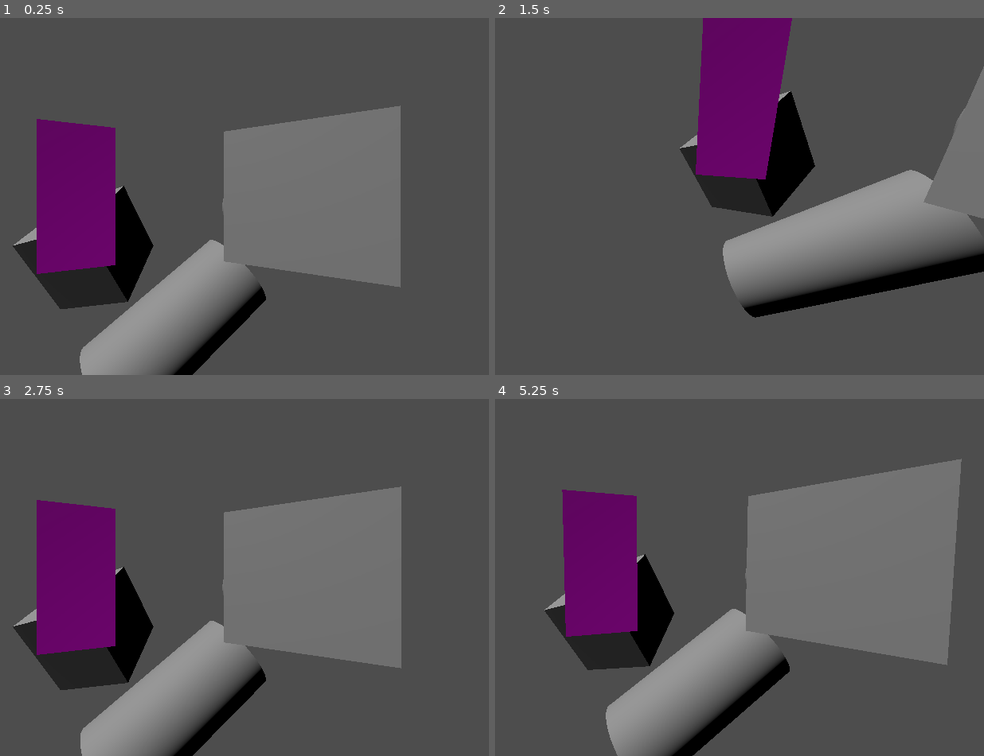
Above: before the commit, frames 1-4 (two rows, left to right).
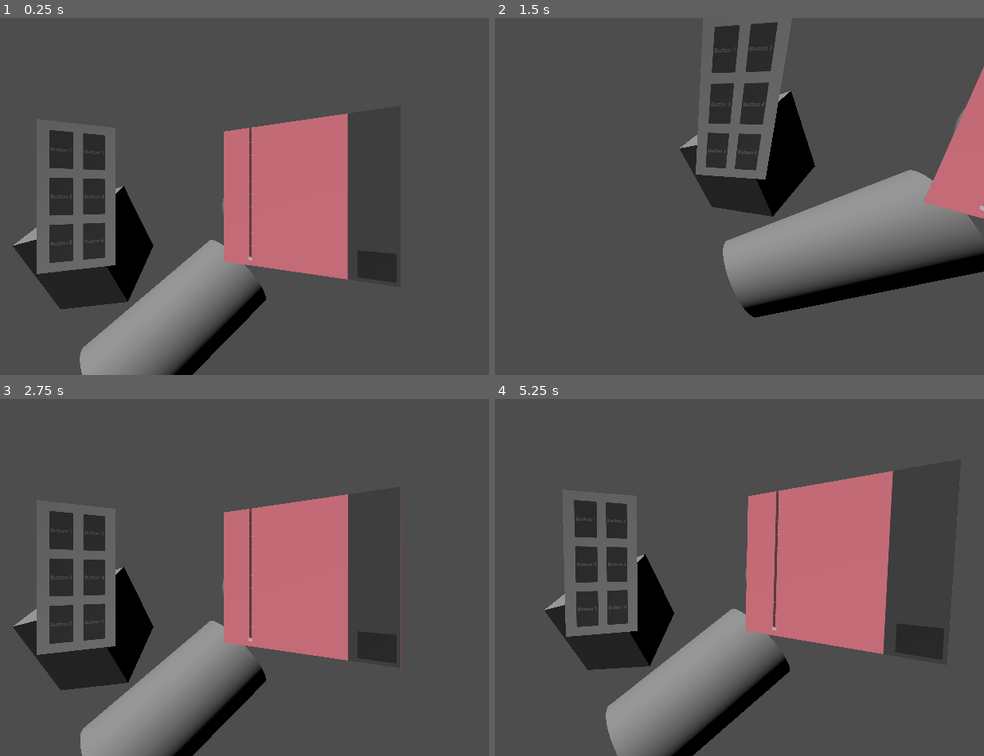
Above: after the commit, the same moments.

Repository: ATTOCORRECT/PianoVirus-ProjectFiles
Game: Godot game, scene res://Scenes/game.tscn
Same seed, same stepped clock (60 frames per second), same inputs: the game is played once before the commit and once after it.
Inputs (mouse positions are in pixels of both pictures, inside the frame that each line leads up to):
- Up to frame 1 (0.25 s): no input
- Up to frame 2 (1.5 s): tap Enter at 0.5 s; move the mouse to (807, 178) at 0.52 s; hold S (look_down) 0.53-1.28 s; click (807, 178) at 0.67 s; move the mouse to (539, 214) at 1.27 s; tap A (look_left) at 1.35 s; click (539, 214) at 1.42 s
- Up to frame 3 (2.75 s): move the mouse to (234, 498) at 2.02 s; hold D (look_right) from 2.03 s (still down); click (234, 498) at 2.17 s
- Up to frame 4 (5.25 s): move the mouse to (631, 648) at 2.77 s; release D (look_right) at 2.78 s; tap W (look_up) at 2.85 s; click (631, 648) at 2.92 s; tap Space at 3.5 s; move the mouse to (856, 631) at 3.52 s; hold S (look_down) 3.53-4.28 s; click (856, 631) at 3.67 s; move the mouse to (outside the picture) at 4.27 s; tap A (look_left) at 4.35 s; click (outside the picture) at 4.42 s; move the mouse to (695, 577) at 5.02 s; hold D (look_right) from 5.03 s (still down); click (695, 577) at 5.17 s

The runs differ from the first frame. In frame 1, 22% of the frame differs, in the area x 7-82%, y 24-76%; in frame 2, 9.9%; in frame 3, 22%; in frame 4, 26%, in the area x 13-96%, y 16-75%.

Commit message:
More panel fixes
Automatic material assignment

Diff:
--- a/just_space_things_godot/Scenes/InteractionController.gd
+++ b/just_space_things_godot/Scenes/InteractionController.gd
@@ -1,8 +1,8 @@
 extends Node3D
 
-var display: MeshInstance3D
-var area
-var viewport: Viewport
+@onready var display: MeshInstance3D = $Display
+@onready var area = $Area
+@onready var viewport: Viewport = $Viewport
 
 var mesh_size = Vector2()
 
@@ -15,17 +15,26 @@
 
 # Called when the node enters the scene tree for the first time.
 func _ready() -> void:
-	display = $Display
-	area = $Area
-	viewport = $Viewport
 
 	viewport.set_process_input(true)
 
+	var material = StandardMaterial3D.new()
+	material.set_local_to_scene(true)
+
+	var viewport_texture = ViewportTexture.new()
+	viewport_texture.is_local_to_scene()
+
+	viewport_texture = $Viewport.get_texture()
+
+	material.albedo_texture = viewport_texture
+
+	display.set_surface_override_material(0,material)
+
+	print_debug(material.is_local_to_scene())
+
 func _process(delta: float) -> void:
-	var material = StandardMaterial3D.new()
-	material.albedo_texture = viewport.get_texture()
+	pass
 
-	display.mesh.surface_set_material(1, material)
 
 func _unhandled_input(event):
 	var is_mouse_event = false
--- a/just_space_things_godot/Scenes/interactive.tscn
+++ b/just_space_things_godot/Scenes/interactive.tscn
@@ -1,8 +1,13 @@
-[gd_scene load_steps=4 format=3 uid="uid://6cr3iyntwfpf"]
+[gd_scene load_steps=5 format=3 uid="uid://6cr3iyntwfpf"]
 
 [ext_resource type="Script" path="res://Scenes/InteractionController.gd" id="1_a5q61"]
 
+[sub_resource type="StandardMaterial3D" id="StandardMaterial3D_pt2g6"]
+resource_local_to_scene = true
+albedo_color = Color(0, 1, 1, 1)
+
 [sub_resource type="QuadMesh" id="QuadMesh_g6cqb"]
+material = SubResource("StandardMaterial3D_pt2g6")
 
 [sub_resource type="BoxShape3D" id="BoxShape3D_6dqh1"]
 size = Vector3(1, 1, 0.01)
--- a/just_space_things_godot/Scenes/panel_1.tscn
+++ b/just_space_things_godot/Scenes/panel_1.tscn
@@ -1,22 +1,12 @@
-[gd_scene load_steps=5 format=3 uid="uid://dupcuybhbdxii"]
+[gd_scene load_steps=3 format=3 uid="uid://dupcuybhbdxii"]
 
 [ext_resource type="PackedScene" uid="uid://6cr3iyntwfpf" path="res://Scenes/interactive.tscn" id="1_y7tre"]
 [ext_resource type="PackedScene" uid="uid://c0ouxo6t156h5" path="res://Scenes/test_panel.tscn" id="2_rceg3"]
-
-[sub_resource type="ViewportTexture" id="ViewportTexture_3wiqy"]
-viewport_path = NodePath("Viewport")
-
-[sub_resource type="StandardMaterial3D" id="StandardMaterial3D_rakra"]
-resource_local_to_scene = true
-albedo_texture = SubResource("ViewportTexture_3wiqy")
 
 [node name="Panel 1" type="Node3D"]
 
 [node name="Interactive" parent="." instance=ExtResource("1_y7tre")]
 transform = Transform3D(0.5, 0, 0, 0, 1, 0, 0, 0, 1, 0, 0, 0)
-
-[node name="Display" parent="Interactive" index="0"]
-surface_material_override/0 = SubResource("StandardMaterial3D_rakra")
 
 [node name="Viewport" parent="Interactive" index="2"]
 size = Vector2i(256, 512)
--- /dev/null
+++ b/just_space_things_godot/Scenes/test_panel_2.gd
@@ -0,0 +1,16 @@
+extends Control
+
+
+# Called when the node enters the scene tree for the first time.
+func _ready() -> void:
+	pass # Replace with function body.
+
+
+# Called every frame. 'delta' is the elapsed time since the previous frame.
+func _process(delta: float) -> void:
+	pass
+
+
+func _on_button_button_down() -> void:
+	print_debug("Action!")
+	pass # Replace with function body.
--- a/just_space_things_godot/Scenes/test_panel_2.tscn
+++ b/just_space_things_godot/Scenes/test_panel_2.tscn
@@ -1,20 +1,32 @@
-[gd_scene format=3 uid="uid://cnt2umgdl80jo"]
+[gd_scene load_steps=2 format=3 uid="uid://cnt2umgdl80jo"]
+
+[ext_resource type="Script" path="res://Scenes/test_panel_2.gd" id="1_tb6od"]
 
 [node name="Test Panel 2" type="Control"]
 layout_mode = 3
-anchors_preset = 15
-anchor_right = 1.0
-anchor_bottom = 1.0
-grow_horizontal = 2
-grow_vertical = 2
+anchors_preset = 0
+script = ExtResource("1_tb6od")
 
 [node name="ColorRect" type="ColorRect" parent="."]
 layout_mode = 0
-offset_right = 312.0
-offset_bottom = 193.0
+offset_right = 392.0
+offset_bottom = 513.0
 color = Color(0.984314, 0.537255, 0.6, 1)
 
-[node name="VSlider" type="VSlider" parent="."]
+[node name="VSlider" type="VSlider" parent="ColorRect"]
 layout_mode = 0
-offset_right = 661.0
-offset_bottom = 346.0
+offset_right = 204.0
+offset_bottom = 495.0
+max_value = 10.0
+rounded = true
+tick_count = 11
+ticks_on_borders = true
+
+[node name="Button" type="Button" parent="ColorRect"]
+layout_mode = 0
+offset_left = 416.0
+offset_top = 419.0
+offset_right = 503.0
+offset_bottom = 501.0
+
+[connection signal="button_down" from="ColorRect/Button" to="." method="_on_button_button_down"]
